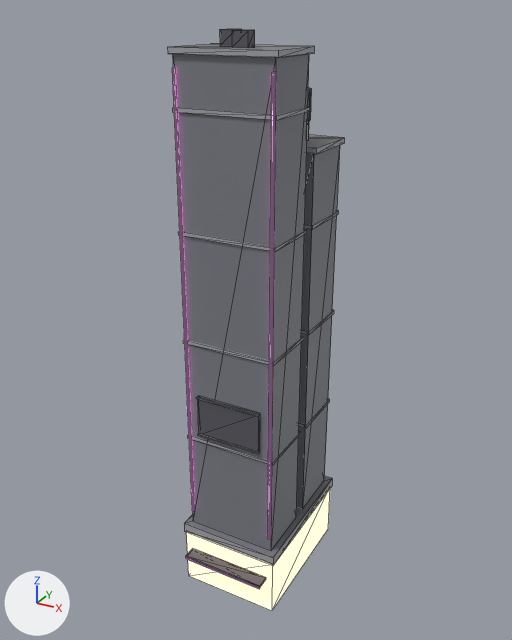
An edit to the glTF model assets/future/models/neon_city/r1014_twin.glb, drawn before and after from the same camera.
Camera for both pictures: a 50 mm camera at (29.4, -54.6, 55.2) aimed at (-0.5, -0.3, 28.0). Lighting does not change. The marker at lower left points along +X, +Y and +Z. The picture after the commit comes second. Mesh edges are drawn as thin lines. Vertices at exactly the same position are counted once.

The first picture shows 'r1014_twin'.
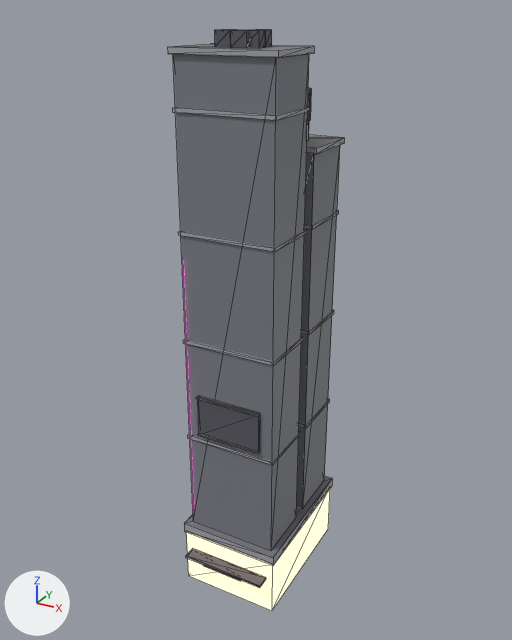
Boxes [x1, y1, x2, y2] around the edits, measured in the pictures (512 x 640 px; the box of a moved part takes in the faces that stretch with it):
part 1 of me_r1014_twin, moved or reshaped: before [232, 30, 255, 48]; after [249, 30, 265, 48]
part 2 of me_r1014_twin, moved or reshaped: before [220, 29, 242, 46]; after [215, 30, 231, 47]
part 3 of me_r1014_twin, added: after [231, 30, 250, 48]
part 4 of me_r1014_twin, added: after [256, 29, 272, 47]
part 5 of me_r1014_twin, deleted: before [268, 72, 275, 539]
part 6 of me_r1014_twin, deleted: before [186, 558, 260, 589]
part 7 of me_r1014_twin, moved or reshaped: before [172, 67, 195, 511]; after [182, 259, 194, 511]

Edits to the bpy script that builds the scene:
```text
Change me_r1014_twin:
    used by ob_r1014_twin; location = (0.0, 0.0, 0.0)
    remove me_r1014_twin.from_pydata(...)  # 232 vertices, 338 faces; spans x -5.2..5.2, y -8.4..7.2, z 0.0..53.7
    add me_r1014_twin.from_pydata(...)  # 240 vertices, 350 faces; spans x -5.2..5.2, y -8.3..7.2, z 0.0..53.7
    me_r1014_twin part 1: the loose piece of 8 vertices spanning x 0.0..1.4, y -4.9..-3.9, z 52.5..53.7 is moved by (0.9, 0.0, 0.0)
    me_r1014_twin part 2: the loose piece of 8 vertices spanning x -2.2..-0.8, y -3.1..-2.1, z 52.5..53.7 is moved by (0.6, -1.8, 0.0)
    me_r1014_twin part 3: a new loose piece, a box spanning x 0.0..1.4, y -5.2..-4.2, z 52.5..53.7, in mat_metal (dark grey #595961)
    me_r1014_twin part 4: a new loose piece, a box spanning x 0.5..1.9, y -3.1..-2.1, z 52.5..53.7, in mat_metal (dark grey #595961)
    me_r1014_twin part 5: the loose piece of 8 vertices spanning x 4.2..4.4, y -6.6..-6.4, z 8.5..51.0 is deleted
    me_r1014_twin part 6: the loose piece of 8 vertices spanning x -4.3..4.3, y -8.4..-8.2, z 3.7..3.8 is deleted
    me_r1014_twin part 7
    6 vertices are removed from x -4.4..-4.2, y -6.6..-6.4, z 8.5..51.0
    12 faces are deleted
    1 vertex moves within x -4.4, y -6.6, z 8.5
    6 vertices are added at (-4.3, -6.6, 8.5), (-4.3, -6.6, 35.4), (-4.4, -6.6, 35.4), (-4.3, -6.4, 8.5), (-4.3, -6.4, 35.4), (-4.4, -6.4, 35.4)
    12 new faces join them, mat_neon_m (pink #ff7ce1, glowing pink #ff7ce1)
    other edits to the shape of me_r1014_twin do not show in these pictures
```
